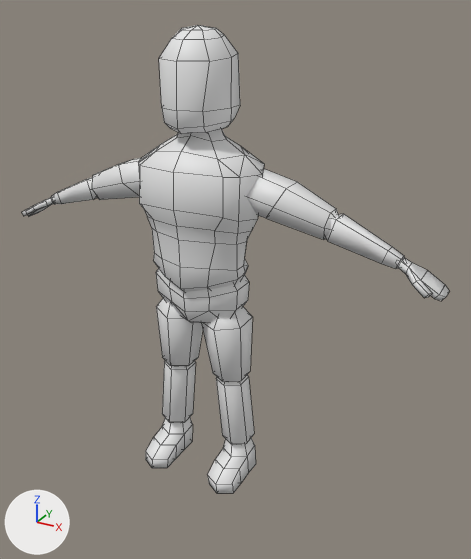
Before and after pictures for a commit that changed the Blender file Assets/3D Assets/ANim/Escaping with stolen loot.blend.
Both versions are drawn from a camera (50 mm lens) standing at (3.04, -4.85, 4.59) and looking at (0.21, 0.29, 2.02). Arrows for +X, +Y and +Z are at lower left; the lights stay in place. Mesh edges are drawn as thin lines.
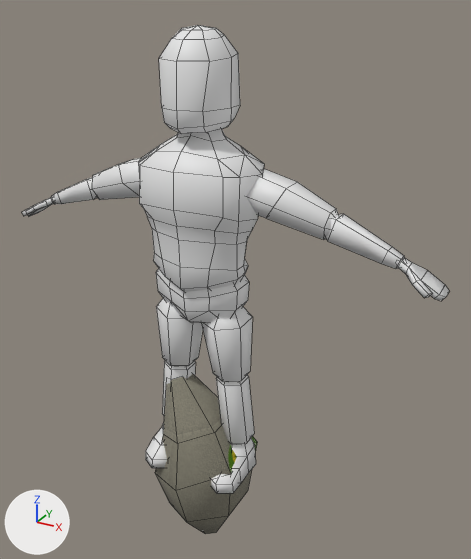
Edits to the bpy script that builds the scene:
```text
Add img_sack_png:
    img_sack_png = load_image('sack.png', '../Textures/sack.png', 512, 512, 'sRGB')
Add mat_material_001:
    mat_material_001 = principled_material('Material.001')
    mat_material_001.texture = img_sack_png
    mat_material_001.roughness = 1.0
Add me_cylinder_001:
    me_cylinder_001.from_pydata(...)  # 30 vertices, 26 faces; spans x -0.47..0.47, y -0.59..0.59, z -0.98..0.98
    me_cylinder_001.polygons.foreach_set('use_smooth', [True] * 26)
    me_cylinder_001.materials.append(mat_material_001)  # picture img_sack_png
Add ob_cylinder:
    ob_cylinder = bpy.data.objects.new('Cylinder', me_cylinder_001)
    ob_cylinder.location = (0.0, 0.0, 0.0)
```

Location of each change, (x1, y1, x2, y2) in pixels of the pictures (471 x 559 px):
'Cylinder', added
    after: (155, 374, 257, 534)
